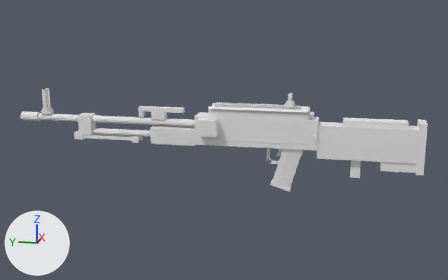
Before and after pictures for a commit that changed the OBJ model src/main/resources/assets/mareeletrica/models/block/armory21_m249_forge_body.obj.
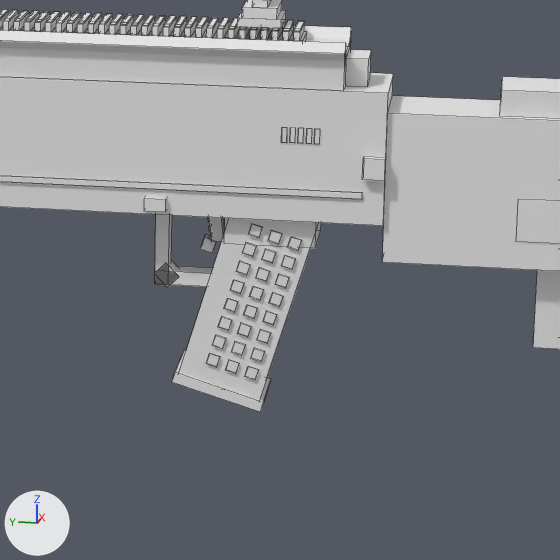
Each version appears first whole from a 50 mm camera at (-4.627, -1.148, 1.662) aimed at (0.486, -0.125, 0.383), and next in a close-up on the part from 52% to 79% of the width and 36% to 80% of the height. Arrows for +X, +Y and +Z are at lower left; the lights stay in place. The older version's two pictures come first. The close-ups show mesh edges as thin lines. Where no turn or scale is listed for an object, it has been applied to the vertices. Vertices at exactly the same position are counted once.

The older version as bpy lines, for what is in view:
```python
me_armory21_m249_forge_body = bpy.data.meshes.new('armory21_m249_forge_body')
me_armory21_m249_forge_body.from_pydata(...)  # 1614 vertices, 1236 faces; spans x 0.33..0.6, y -1.78..1.76, z -0.03..0.8
# faces by material slot: [162, 30, 18, 54, 294, 672, 6]
me_armory21_m249_forge_body.materials.append(mat_dark)  # its picture is missing
me_armory21_m249_forge_body.materials.append(mat_engrave)  # its picture is missing
me_armory21_m249_forge_body.materials.append(mat_polish)  # its picture is missing
me_armory21_m249_forge_body.materials.append(mat_poly)  # its picture is missing
me_armory21_m249_forge_body.materials.append(mat_rubber)  # its picture is missing
me_armory21_m249_forge_body.materials.append(mat_steel)  # its picture is missing
me_armory21_m249_forge_body.materials.append(mat_white)  # its picture is missing
ob_armory21_m249_forge_body = bpy.data.objects.new('armory21_m249_forge_body', me_armory21_m249_forge_body)
ob_armory21_m249_forge_body.location = (0.0, 0.0, 0.0)
```
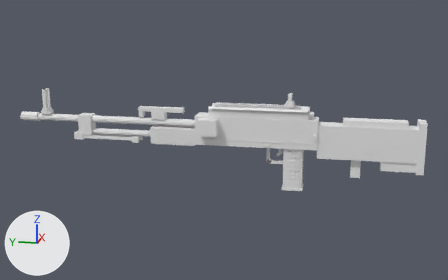
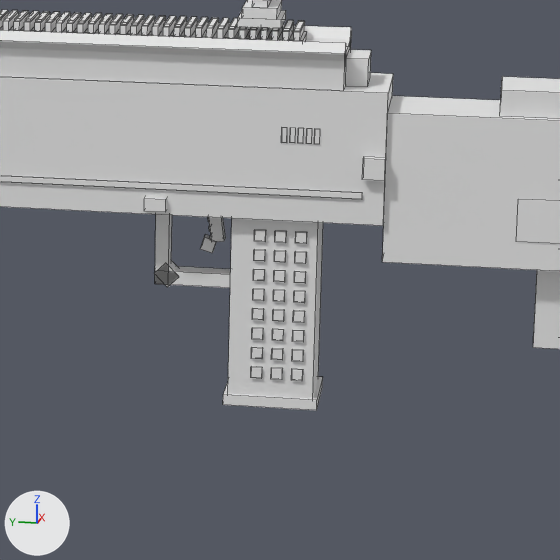
Location of each change, [x1, y1, x2, y2] in pixels of the close-ups (560 x 560 px; the box of a moved part takes in the faces that stretch with it):
'armory21_m249_forge_body', reshaped: before [0, 0, 560, 412]; after [0, 0, 560, 410]
part 1 of me_armory21_m249_forge_body, moved or reshaped: before [179, 218, 319, 400]; after [228, 218, 323, 399]
part 2 of me_armory21_m249_forge_body, moved or reshaped: before [172, 350, 271, 412]; after [223, 377, 323, 410]
part 3 of me_armory21_m249_forge_body, moved or reshaped: before [245, 366, 259, 380]; after [291, 369, 303, 381]
part 4 of me_armory21_m249_forge_body, moved or reshaped: before [257, 329, 271, 344]; after [292, 350, 304, 362]
part 5 of me_armory21_m249_forge_body, moved or reshaped: before [237, 323, 252, 337]; after [292, 330, 304, 342]
part 6 of me_armory21_m249_forge_body, moved or reshaped: before [269, 293, 283, 307]; after [293, 311, 305, 323]
part 7 of me_armory21_m249_forge_body, moved or reshaped: before [275, 274, 289, 288]; after [294, 291, 305, 303]
part 8 of me_armory21_m249_forge_body, moved or reshaped: before [248, 224, 263, 238]; after [295, 251, 307, 264]
part 9 of me_armory21_m249_forge_body, moved or reshaped: before [226, 360, 239, 374]; after [271, 368, 283, 380]
part 10 of me_armory21_m249_forge_body, moved or reshaped: before [232, 342, 245, 356]; after [271, 348, 283, 360]
part 11 of me_armory21_m249_forge_body, moved or reshaped: before [218, 317, 232, 331]; after [272, 329, 284, 341]
part 12 of me_armory21_m249_forge_body, moved or reshaped: before [224, 298, 238, 312]; after [273, 309, 284, 321]
part 13 of me_armory21_m249_forge_body, moved or reshaped: before [230, 280, 244, 294]; after [273, 290, 285, 302]
part 14 of me_armory21_m249_forge_body, moved or reshaped: before [236, 261, 250, 275]; after [274, 270, 285, 282]
part 15 of me_armory21_m249_forge_body, moved or reshaped: before [212, 335, 226, 349]; after [274, 250, 286, 263]
part 16 of me_armory21_m249_forge_body, moved or reshaped: before [206, 353, 220, 367]; after [251, 367, 262, 379]
part 17 of me_armory21_m249_forge_body, moved or reshaped: before [224, 218, 321, 362]; after [251, 230, 307, 359]

The change, as a list of edits to the scene's bpy script:
```text
Change me_armory21_m249_forge_body:
    used by ob_armory21_m249_forge_body; location = (0.0, 0.0, 0.0)
    remove me_armory21_m249_forge_body.from_pydata(...)  # 1614 vertices, 1236 faces; spans x 0.33..0.6, y -1.78..1.76, z -0.03..0.8
    add me_armory21_m249_forge_body.from_pydata(...)  # 1606 vertices, 1230 faces; spans x 0.33..0.6, y -1.78..1.76, z -0.02..0.8
    me_armory21_m249_forge_body part 1: the loose piece of 8 vertices spanning x 0.43..0.57, y -0.82..-0.55, z -0.01..0.42 is turned -16 degrees about the x axis through its middle and scaled by 0.914, then moved by (0.0, -0.04, -0.03)
    me_armory21_m249_forge_body part 2: the loose piece of 8 vertices spanning x 0.43..0.57, y -0.71..-0.54, z -0.03..0.04 is turned -16 degrees about the x axis through its middle, then moved by (0.0, -0.1, -0.01)
    me_armory21_m249_forge_body part 3: the loose piece of 8 vertices spanning x 0.43, y -0.7..-0.68, z 0.03..0.06 is moved by (0.0, -0.09, 0.0)
    me_armory21_m249_forge_body part 4: the loose piece of 8 vertices spanning x 0.43, y -0.72..-0.7, z 0.11..0.13 is moved by (0.0, -0.06, -0.03)
    me_armory21_m249_forge_body part 5: the loose piece of 8 vertices spanning x 0.43, y -0.69..-0.66, z 0.12..0.14 is moved by (0.0, -0.1, -0.01)
    me_armory21_m249_forge_body part 6: the loose piece of 8 vertices spanning x 0.43, y -0.74..-0.72, z 0.18..0.21 is moved by (0.0, -0.04, -0.03)
    me_armory21_m249_forge_body part 7: the loose piece of 8 vertices spanning x 0.43, y -0.75..-0.73, z 0.22..0.24 is moved by (0.0, -0.03, -0.03)
    me_armory21_m249_forge_body part 8: the loose piece of 8 vertices spanning x 0.43, y -0.7..-0.68, z 0.31..0.34 is moved by (0.0, -0.08, -0.05)
    me_armory21_m249_forge_body part 9: the loose piece of 8 vertices spanning x 0.43, y -0.67..-0.64, z 0.04..0.07 is moved by (0.0, -0.08, -0.01)
    me_armory21_m249_forge_body part 10: the loose piece of 8 vertices spanning x 0.43, y -0.68..-0.65, z 0.08..0.11 is moved by (0.0, -0.07, -0.01)
    me_armory21_m249_forge_body part 11: the loose piece of 8 vertices spanning x 0.43, y -0.65..-0.62, z 0.13..0.15 is moved by (0.0, -0.1, -0.02)
    me_armory21_m249_forge_body part 12: the loose piece of 8 vertices spanning x 0.43, y -0.66..-0.63, z 0.16..0.19 is moved by (0.0, -0.09, -0.01)
    me_armory21_m249_forge_body part 13: the loose piece of 8 vertices spanning x 0.43, y -0.67..-0.65, z 0.2..0.23 is moved by (0.0, -0.08, -0.01)
    me_armory21_m249_forge_body part 14: the loose piece of 8 vertices spanning x 0.43, y -0.68..-0.66, z 0.24..0.26 is moved by (0.0, -0.07, -0.01)
    me_armory21_m249_forge_body part 15: the loose piece of 8 vertices spanning x 0.43, y -0.64..-0.61, z 0.09..0.12 is moved by (0.0, -0.11, 0.17)
    me_armory21_m249_forge_body part 16: the loose piece of 8 vertices spanning x 0.43, y -0.63..-0.6, z 0.05..0.08 is moved by (0.0, -0.08, -0.02)
    me_armory21_m249_forge_body part 17: 36 vertices moved from x 0.43..0.57, y -0.77..-0.69, z 0.09..0.32 to x 0.43..0.57, y -0.76..-0.69, z 0.1..0.32; 88 vertices removed from x 0.43..0.57, y -0.8..-0.63, z 0.14..0.36; 80 vertices added at x 0.43..0.57, y -0.79..-0.69, z 0.11..0.32
    other edits to the shape of me_armory21_m249_forge_body do not show in these pictures
```
